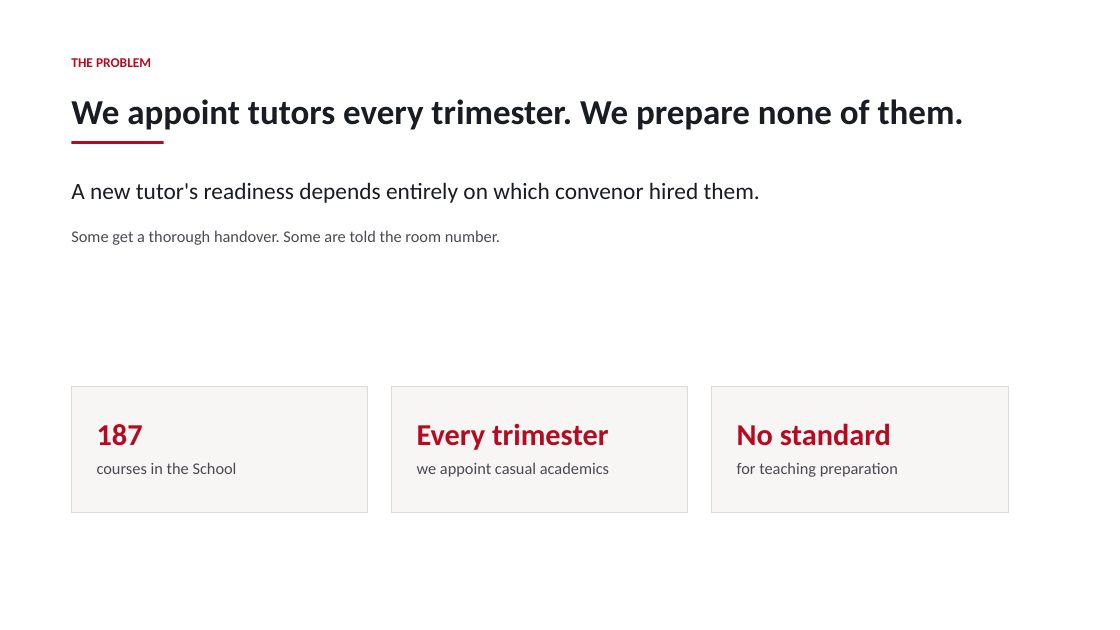
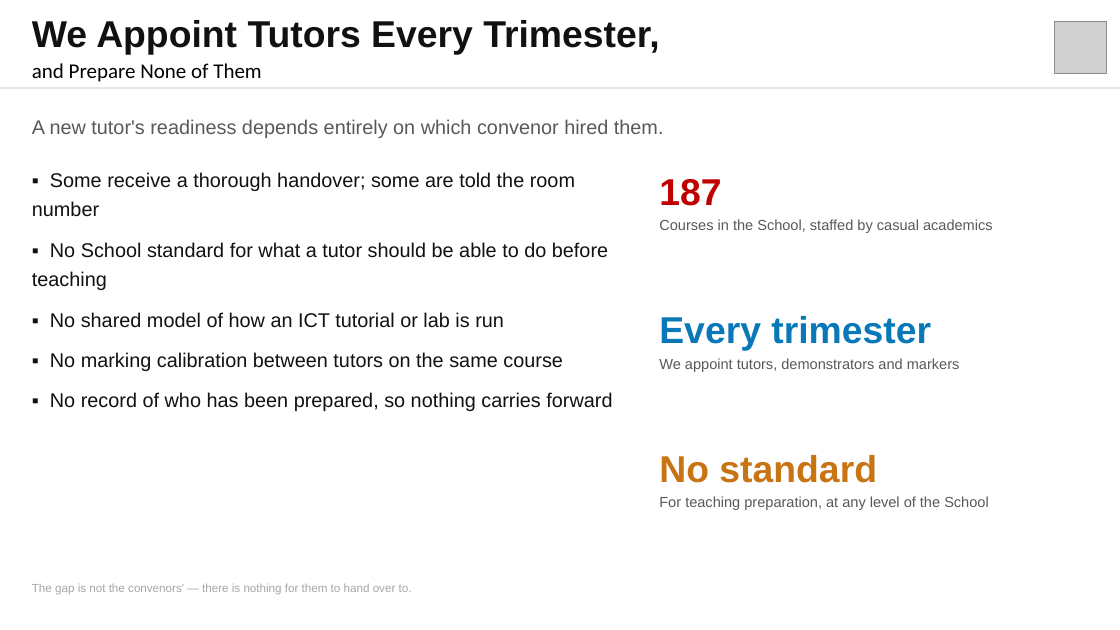
Before and after one commit to WWEISONG/griffith-ict-casual-academic, a slide deck: slide 2 of docs/tutor-program/HoS-briefing.pptx. Drawn at 1120x630 pixels with LibreOffice and Linux fonts; fonts in the diff are those of the drawing; grey boxes stand for pictures. Boxes give left, top, right and bottom in pixels: in the first picture for what was removed or moved away, otherwise in the second. Text is boxed around its words. In the diff, an @@ line names an element or a change of style, - is before the commit and + after.

```diff
--- a/docs/tutor-program/HoS-briefing.pptx
+++ b/docs/tutor-program/HoS-briefing.pptx
@@ text at [32,20,659,82]: text changed; size 30 to 32 pt; font Calibri to Arial; text colour #191C22 to #111111 @@
-We appoint tutors every trimester. We prepare none of them.
+We Appoint Tutors Every Trimester,
+and Prepare None of Them
@@ picture added at [1054,22,1107,74] @@
@@ text removed at [71,58,151,67] @@
-THE PROBLEM
@@ rectangle added at [0,87,1120,89], fill #D9D9D9 @@
@@ text "A new tutor's readiness depends ...": place and size @@
-text "A new tutor's readiness depends ..." at [71,182,760,245]
+text "A new tutor's readiness depends ..." at [32,119,664,138]
@@ text "A new tutor's readiness depends ..." at [32,119,664,138]: size 20 to 17 pt, font Calibri to Arial, text colour #191C22 to #595959; line spacing 1.3 to 1.25; less space between paragraphs @@
@@ rectangle removed at [71,141,164,144] @@
@@ text added at [32,172,612,411], 17 pt, text #111111 @@
+▪ Some receive a thorough handover; some are told the room number
+▪ No School standard for what a tutor should be able to do before teaching
+▪ No shared model of how an ICT tutorial or lab is run
+▪ No marking calibration between tutors on the same course
+▪ No record of who has been prepared, so nothing carries forward
@@ text "187": place and size @@
-text "187" at [97,424,237,474]
+text "187" at [659,179,721,206]
@@ text "187" at [659,179,721,206]: size 26 to 32 pt, font Calibri to Arial, text colour #B60A20 to #C00000; line spacing 1.2 to 1; less space between paragraphs @@
@@ text at [71,230,500,245]: paragraph removed @@
-Some get a thorough handover. Some are told the room number.
@@ text added at [659,219,993,233], 12.5 pt, text #595959 @@
+Courses in the School, staffed by casual academics
@@ text "Every trimester": place and size @@
-text "Every trimester" at [417,423,609,477]
+text "Every trimester" at [659,316,931,351]
@@ text "Every trimester" at [659,316,931,351]: size 26 to 32 pt, font Calibri to Arial, text colour #B60A20 to #0878B8; line spacing 1.2 to 1; less space between paragraphs @@
@@ text added at [659,358,960,372], 12.5 pt, text #595959 @@
+We appoint tutors, demonstrators and markers
@@ rectangle removed at [71,386,368,513] @@
@@ rectangle removed at [392,386,688,513] @@
@@ rectangle removed at [712,386,1008,513] @@
@@ text "No standard": place and size @@
-text "No standard" at [737,423,898,477]
+text "No standard" at [659,455,877,483]
@@ text "No standard" at [659,455,877,483]: size 26 to 32 pt, font Calibri to Arial, text colour #B60A20 to #C87413; line spacing 1.2 to 1; less space between paragraphs @@
@@ text at [97,462,237,474]: paragraph removed @@
-courses in the School
@@ text at [417,462,609,477]: paragraph removed @@
-we appoint casual academics
@@ text at [737,462,898,477]: paragraph removed @@
-for teaching preparation
@@ text added at [659,496,989,510], 12.5 pt, text #595959 @@
+For teaching preparation, at any level of the School
@@ text added at [32,584,412,594], 10 pt, text #A6A6A6 @@
+The gap is not the convenors' — there is nothing for them to hand over to.
```
Also in this commit, not shown: 13 other slides changed, 3 other files.
